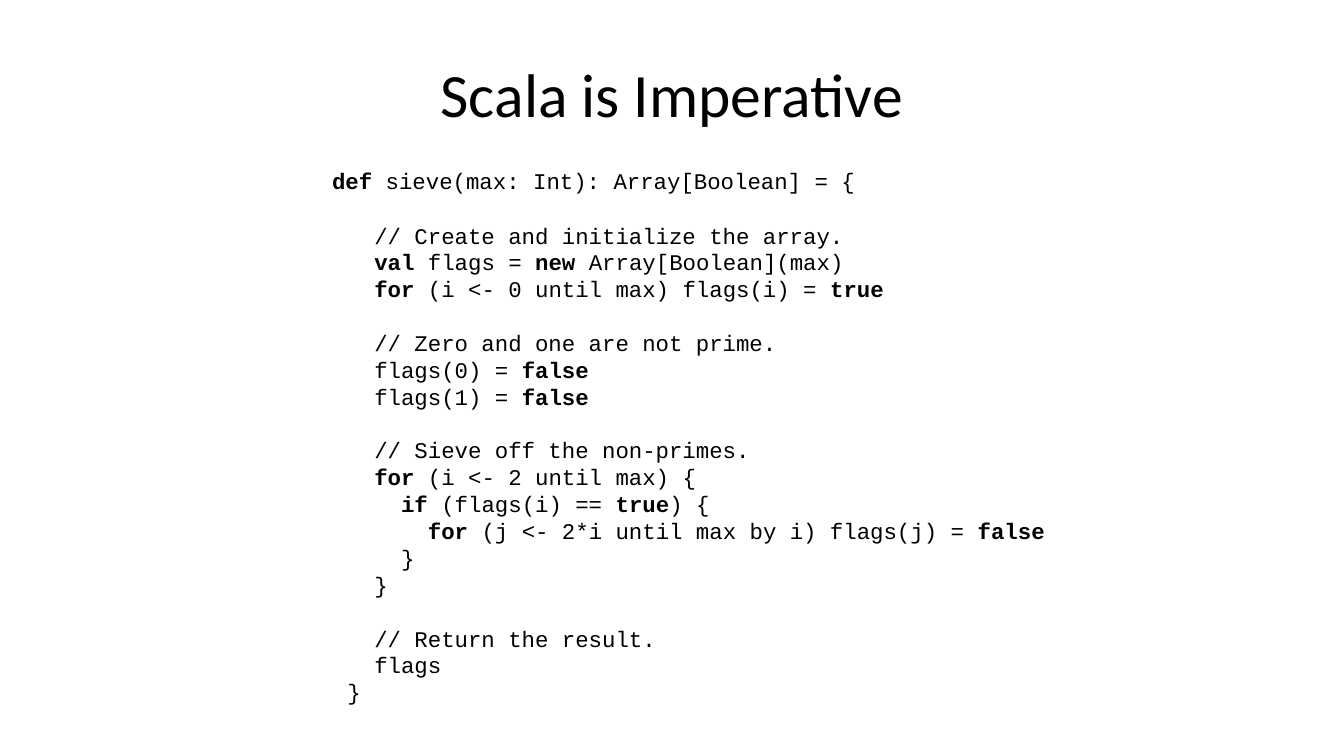
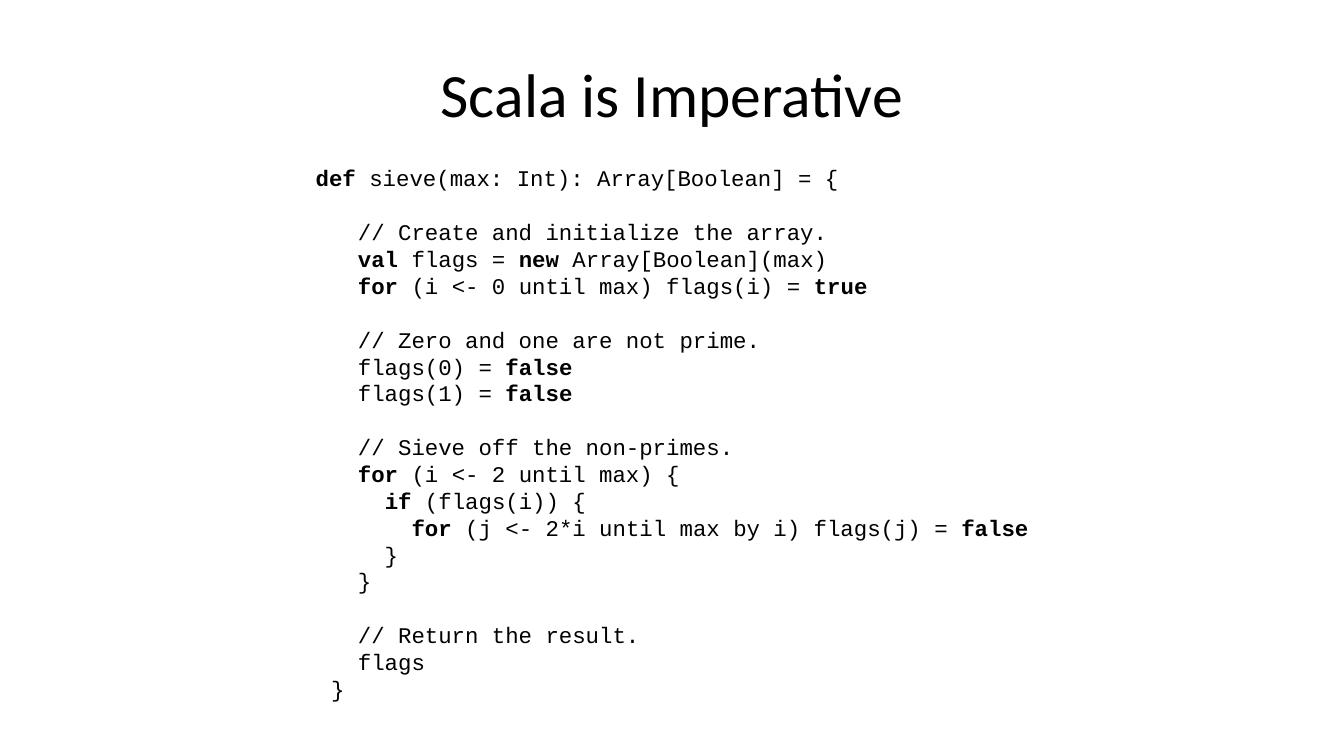
Before and after one commit to pchapin/augusta, a slide deck: slide 9 of tutorials/Scala/presentations/00_Introduction.pptx (slide 8 before the commit). Drawn at 1344x756 pixels with LibreOffice and Linux fonts; fonts in the diff are those of the drawing. Boxes give left, top, right and bottom in pixels: in the first picture for what was removed or moved away, otherwise in the second. Text is boxed around its words. In the diff, an @@ line names an element or a change of style, - is before the commit and + after.

Commit message:
Updated the Scala introduction slides in the Scala tutorial.

```diff
--- a/tutorials/Scala/presentations/00_Introduction.pptx
+++ b/tutorials/Scala/presentations/00_Introduction.pptx
@@ text "def sieve(max: Int): Array[Boolean] = ...": place and size @@
-text "def sieve(max: Int): Array[Boolean] = ..." at (332,173,1045,678)
+text "def sieve(max: Int): Array[Boolean] = ..." at (316,170,1028,675)
@@ text at (385,493,559,514): text changed @@
-if (flags(i) == true) {
+if (flags(i)) {
```
Also in this commit, not shown: 12 other slides changed, 3 slides added, 2 slides removed.
